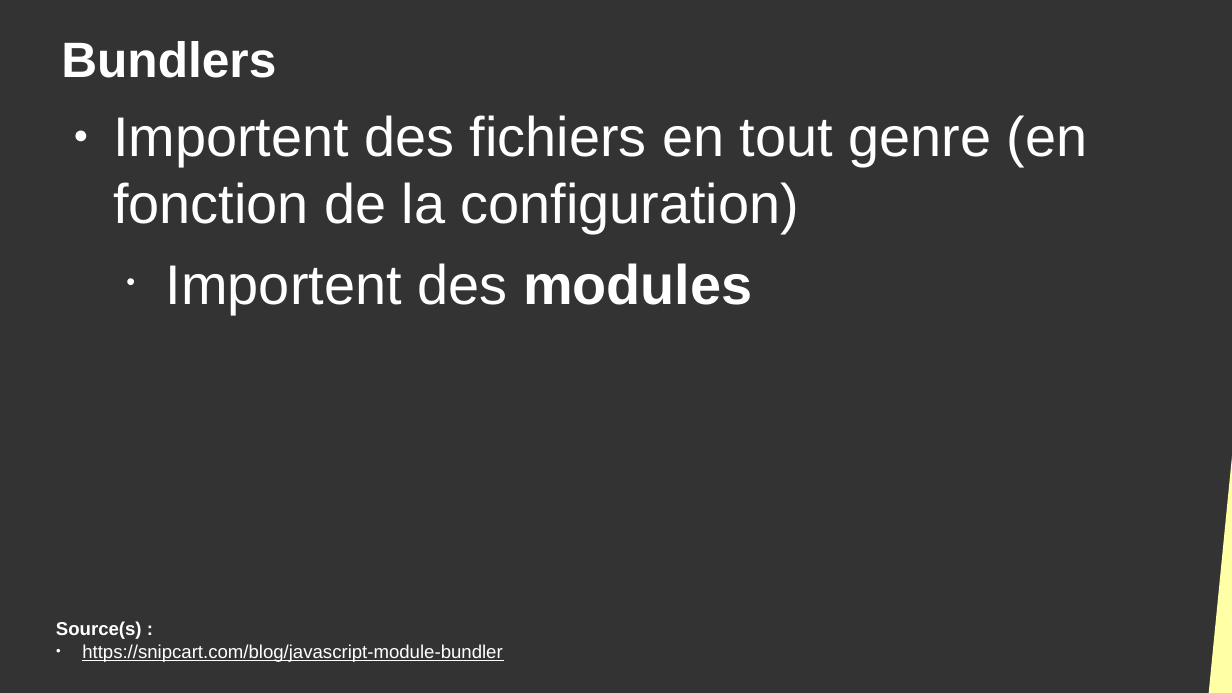
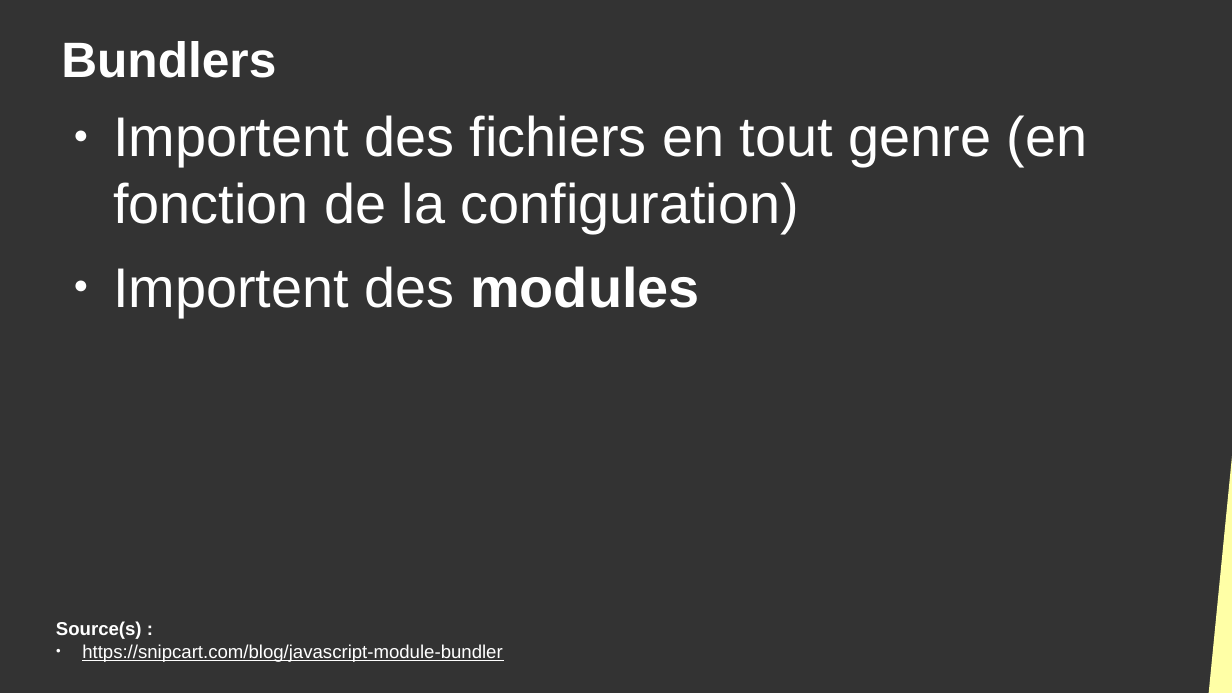
Before and after one commit to DanYellow/cours, a slide deck: slide 9 of developpement-front-s5/travaux-pratiques/numero-4/presentation.odp. Drawn at 1232x693 pixels with LibreOffice and Linux fonts; fonts in the diff are those of the drawing. Boxes give left, top, right and bottom in pixels: in the first picture for what was removed or moved away, otherwise in the second. Text is boxed around its words. In the diff, an @@ line names an element or a change of style, - is before the commit and + after.

```diff
--- a/developpement-front-s5/travaux-pratiques/numero-4/presentation.odp
+++ b/developpement-front-s5/travaux-pratiques/numero-4/presentation.odp
@@ text at (113,266,700,317): bullet • to ●; list level 2 to 1 in "Importent des modules" @@
```
Also in this commit, not shown: 8 other slides changed, 1 slide added, 3 other files.
